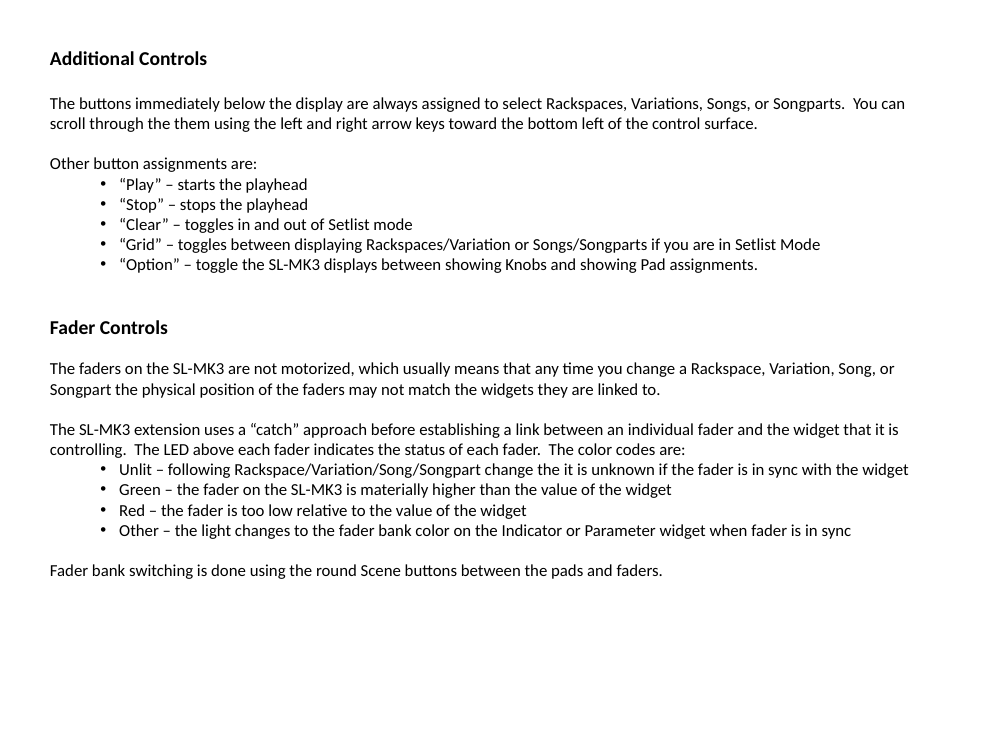
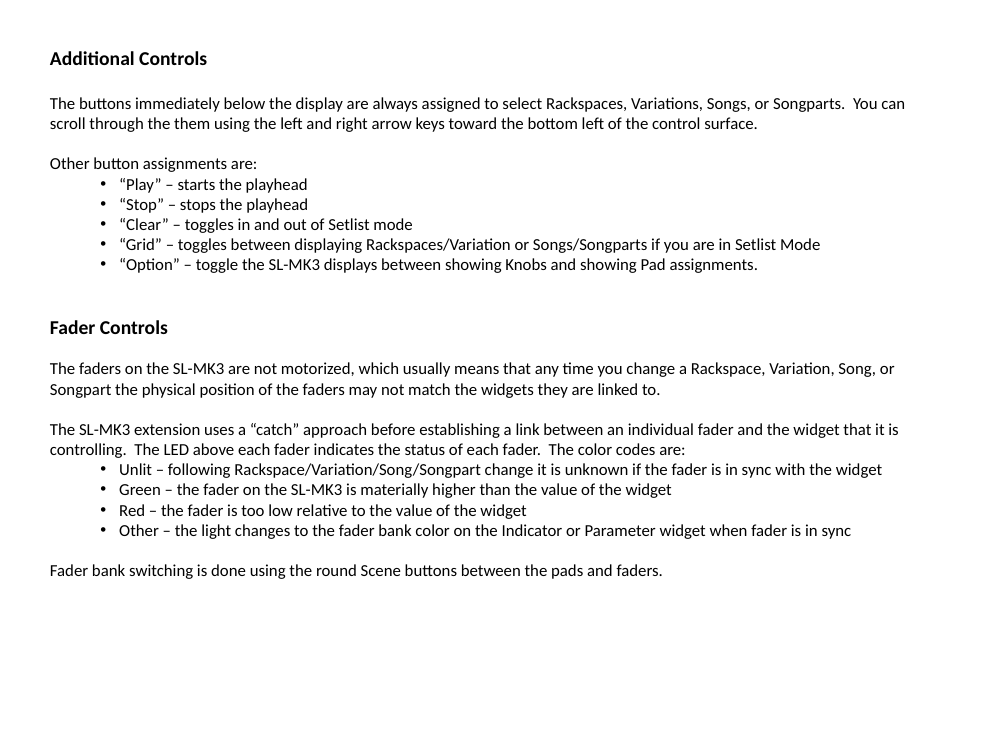
Before and after one commit to WidnerM/GP-SL-MK3, a slide deck: slide 6 of SL-MK3 Extension.pptx. Drawn at 1008x756 pixels with LibreOffice and Linux fonts; fonts in the diff are those of the drawing. Boxes give left, top, right and bottom in pixels: in the first picture for what was removed or moved away, otherwise in the second. Text is boxed around its words. In the diff, an @@ line names an element or a change of style, - is before the commit and + after.

```diff
--- a/SL-MK3 Extension.pptx
+++ b/SL-MK3 Extension.pptx
@@ text at [119, 463, 882, 478]: text changed @@
-  • Unlit – following Rackspace/Variation/Song/Songpart change the it is unknown if the fader is in sync with the widget
+  • Unlit – following Rackspace/Variation/Song/Songpart change it is unknown if the fader is in sync with the widget
```
Also in this commit, not shown: 2 other slides changed.
